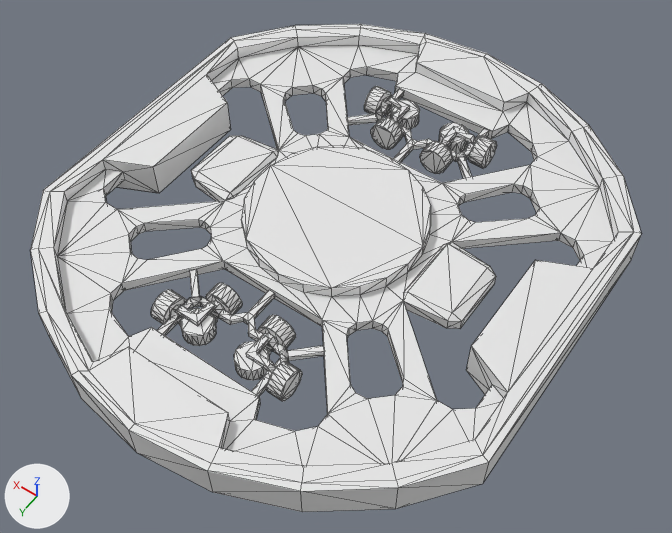
Renders of the Blender file Parts/Mk-3DC/.blend/Mk3-DC (KSP2 Re-Design) Low_Poly.blend from each side of a commit.
Camera for both pictures: a 50 mm lens placed at (-2.24, 3.14, 4.51), pointed at (-0.12, 0.17, -0.16). Lighting does not change. The marker at lower left points along +X, +Y and +Z. Mesh edges are drawn as thin lines.

The first picture shows 'Computer-thingy_low', 'Mk3-DC_low'.
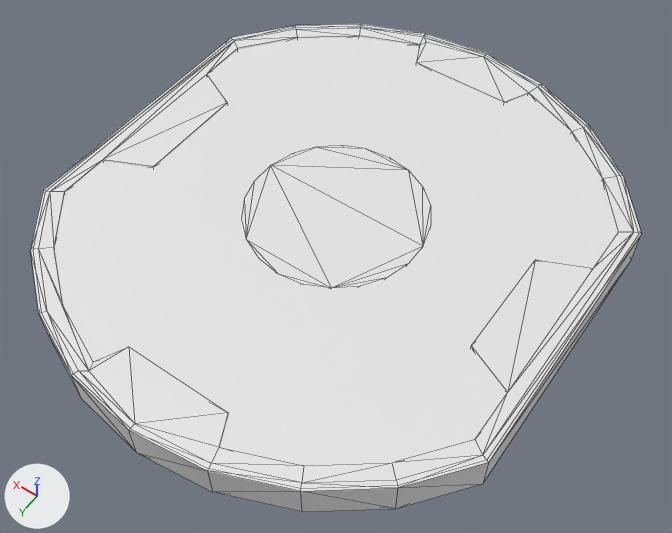
Changed parts and their boxes [x1, y1, x2, y2] in the pictures (672 x 533 px):
'Col', added
    after: [54, 36, 618, 466]
'Mk3-DC_low', unchanged, covered by the edit
    both: [31, 24, 641, 512]
'Computer-thingy_low', unchanged, covered by the edit
    before: [191, 135, 496, 329]

Diff of the bpy script that builds the scene:
```diff
--- a/Parts/Mk-3DC/.blend/Mk3-DC (KSP2 Re-Design) Low_Poly.blend.py
+++ b/Parts/Mk-3DC/.blend/Mk3-DC (KSP2 Re-Design) Low_Poly.blend.py
@@ me_cylinder @@
+me_cylinder.from_pydata(...)  # 36 vertices, 20 faces; spans x -0.87..0.87, y -1.0..1.0, z -0.06..0.06
@@ ob_col @@
+ob_col = bpy.data.objects.new('Col', me_cylinder)
+ob_col.location = (0.0, 0.0, 0.0)
+ob_col.scale = (1.86, 1.86, 1.86)
```
